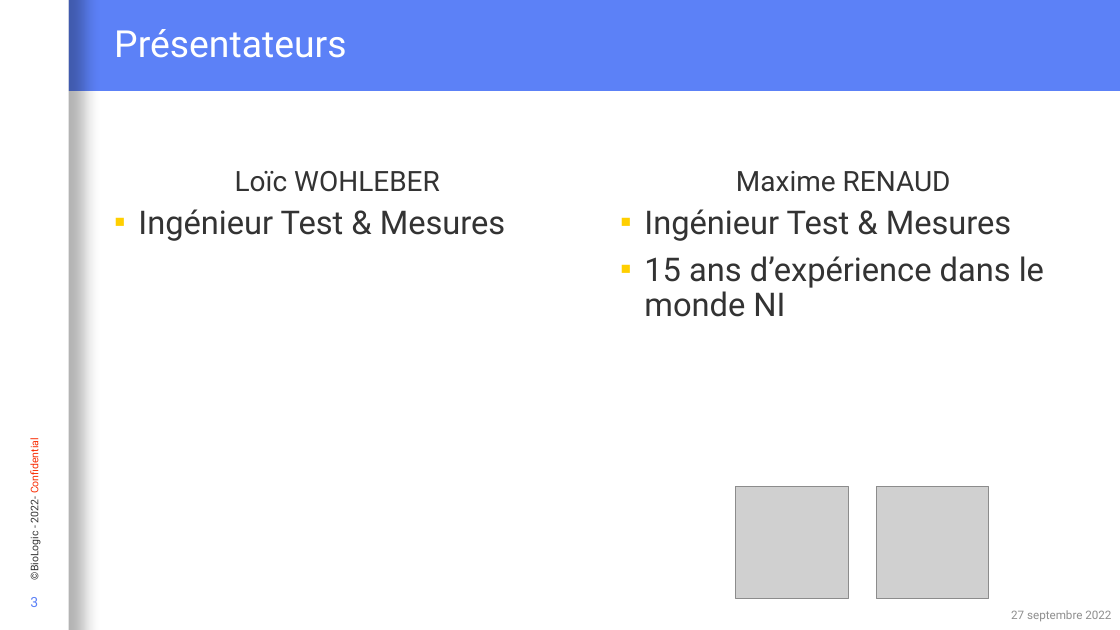
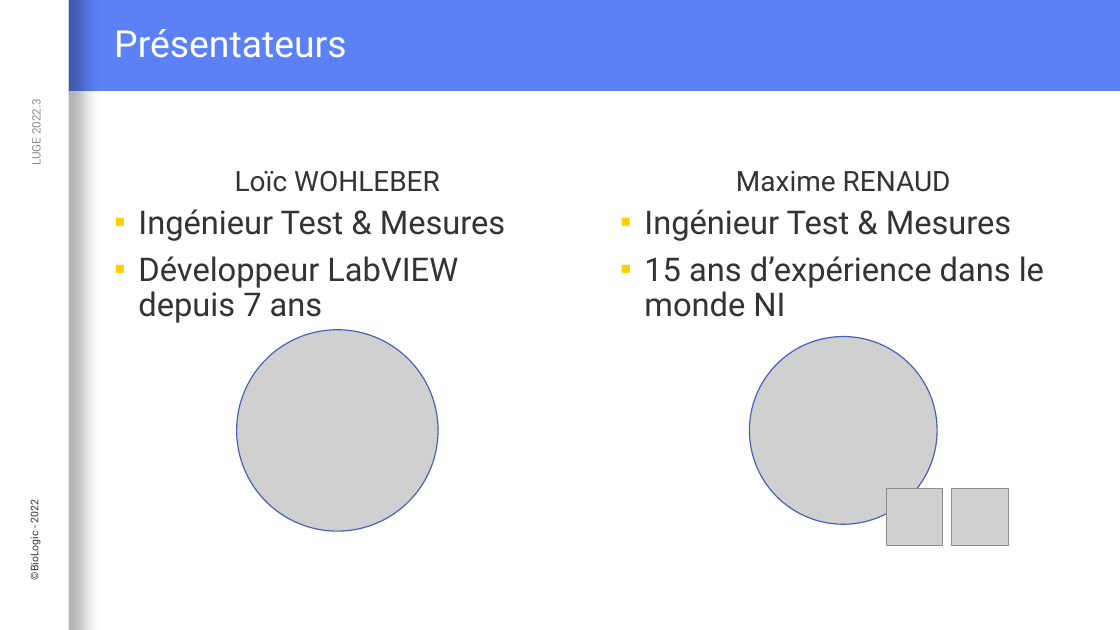
Before and after one commit to Loysse/PostLVUserEvent_Demo, a slide deck: slide 3 of Interaction événementielle entre du code C et LabVIEW.pptx. Drawn at 1120x630 pixels with LibreOffice and Linux fonts; fonts in the diff are those of the drawing; grey boxes stand for pictures; background and template pictures are left out. Boxes give left, top, right and bottom in pixels: in the first picture for what was removed or moved away, otherwise in the second. Text is boxed around its words. In the diff, an @@ line names an element or a change of style, - is before the commit and + after.

```diff
--- a/Interaction événementielle entre du code C et LabVIEW.pptx
+++ b/Interaction événementielle entre du code C et LabVIEW.pptx
@@ text added at (x1=29, y1=102, x2=44, y2=164), 10 pt, text #909090 @@
+LUGE 2022.3
@@ text at (x1=138, y1=256, x2=458, y2=323): paragraph added @@
+▪ Développeur LabVIEW depuis 7 ans
@@ picture added at (x1=237, y1=330, x2=439, y2=532) @@
@@ picture added at (x1=749, y1=337, x2=937, y2=524) @@
@@ text at (x1=27, y1=502, x2=41, y2=579): text changed @@
-©BioLogic - 2022- Confidential
+©BioLogic - 2022
@@ picture resized from (x1=736, y1=486, x2=849, y2=599) to (x1=886, y1=489, x2=944, y2=546) @@
@@ picture resized from (x1=876, y1=486, x2=989, y2=599) to (x1=952, y1=489, x2=1009, y2=546) @@
@@ page number removed at (x1=30, y1=597, x2=38, y2=607) @@
-3
@@ text removed at (x1=1011, y1=610, x2=1111, y2=621) @@
-27 septembre 2022
```
Also in this commit, not shown: 27 other slides changed, 7 slides added, 6 slides removed.
